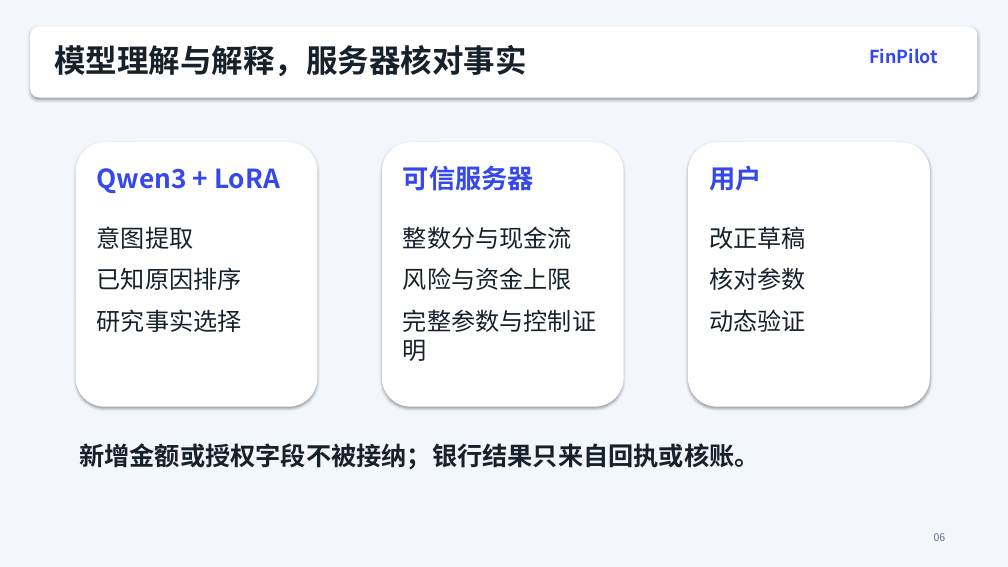
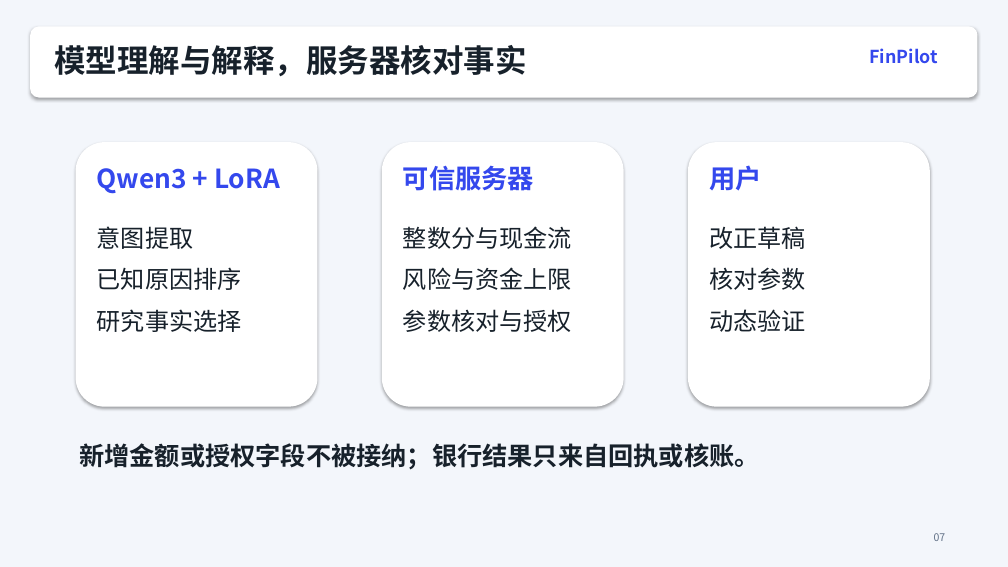
Before and after one commit to gr-peng/gonghang, a slide deck: slide 7 of materials/FinPilot-presentation.pptx (slide 6 before the commit). Drawn at 1008x567 pixels with LibreOffice and Linux fonts; fonts in the diff are those of the drawing. Boxes give left, top, right and bottom in pixels: in the first picture for what was removed or moved away, otherwise in the second. Text is boxed around its words. In the diff, an @@ line names an element or a change of style, - is before the commit and + after.

```diff
--- a/materials/FinPilot-presentation.pptx
+++ b/materials/FinPilot-presentation.pptx
@@ text at box(403, 309, 572, 332): text changed @@
-完整参数与控制证明
+参数核对与授权
@@ text at box(934, 533, 946, 541): text changed @@
-06
+07
```
Also in this commit, not shown: 8 other slides changed, 2 slides added, 38 other files.
